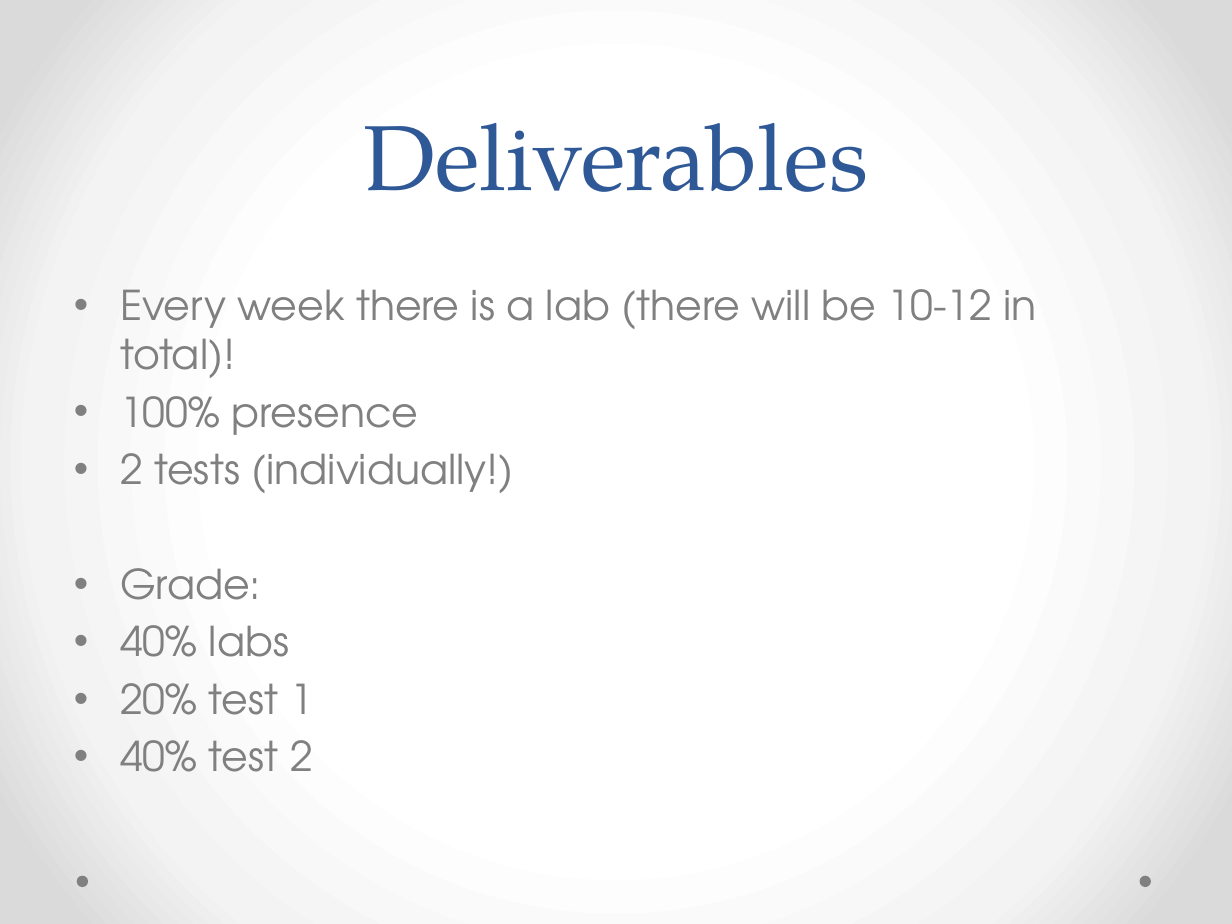
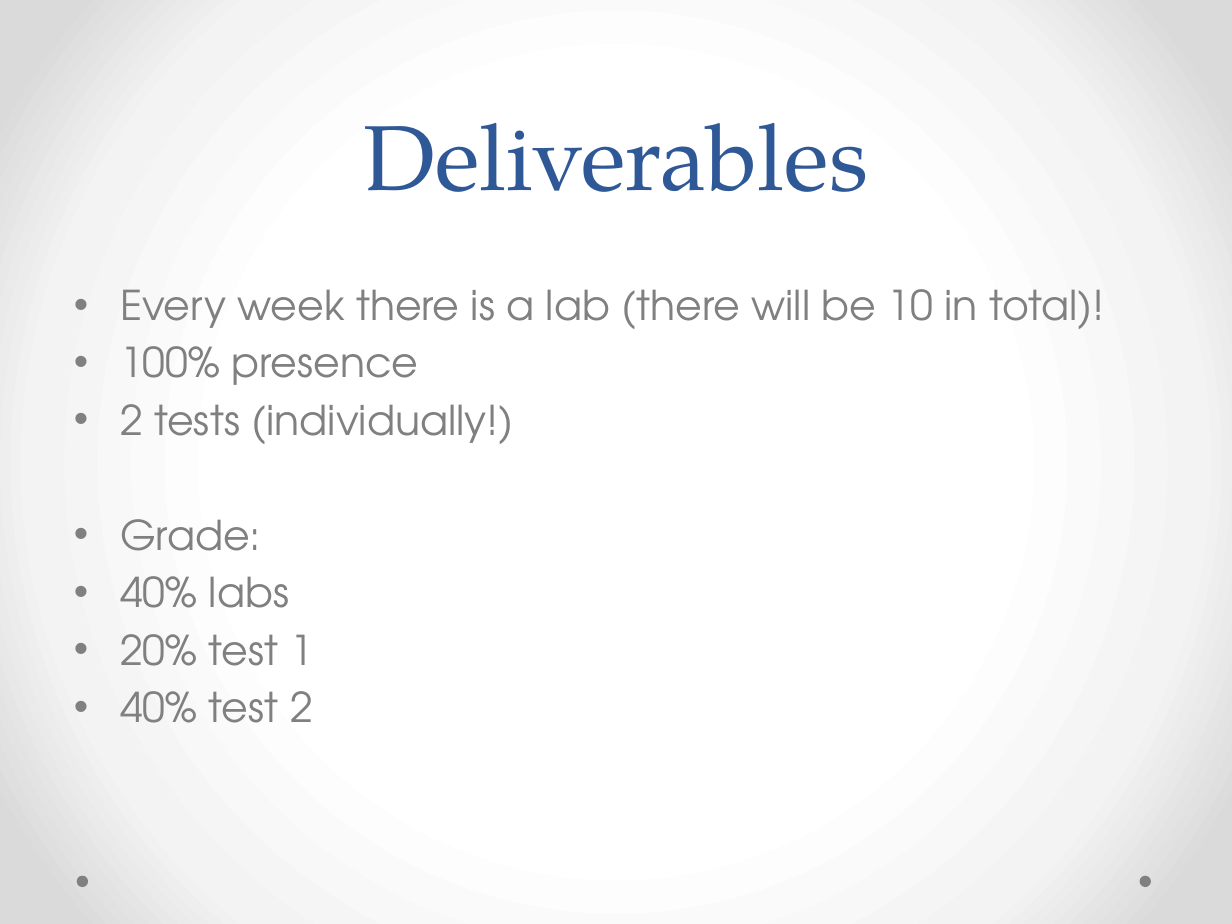
Before and after one commit to vmuijrers/EmpoweringCreativeThinkingThroughProgramming, a slide deck: slide 4 of Slides/ECTTP_Les_1_What_Is_Programming.pptx. Drawn at 1232x924 pixels with LibreOffice and Linux fonts; fonts in the diff are those of the drawing. Boxes give left, top, right and bottom in pixels: in the first picture for what was removed or moved away, otherwise in the second. Text is boxed around its words. In the diff, an @@ line names an element or a change of style, - is before the commit and + after.

```diff
--- a/Slides/ECTTP_Les_1_What_Is_Programming.pptx
+++ b/Slides/ECTTP_Les_1_What_Is_Programming.pptx
@@ text at (x1=120, y1=289, x2=1104, y2=329): text changed @@
-• Every week there is a lab (there will be 10-12 in total)!
+• Every week there is a lab (there will be 10 in total)!
```
Also in this commit, not shown: 4 other slides changed, 1 other file.
